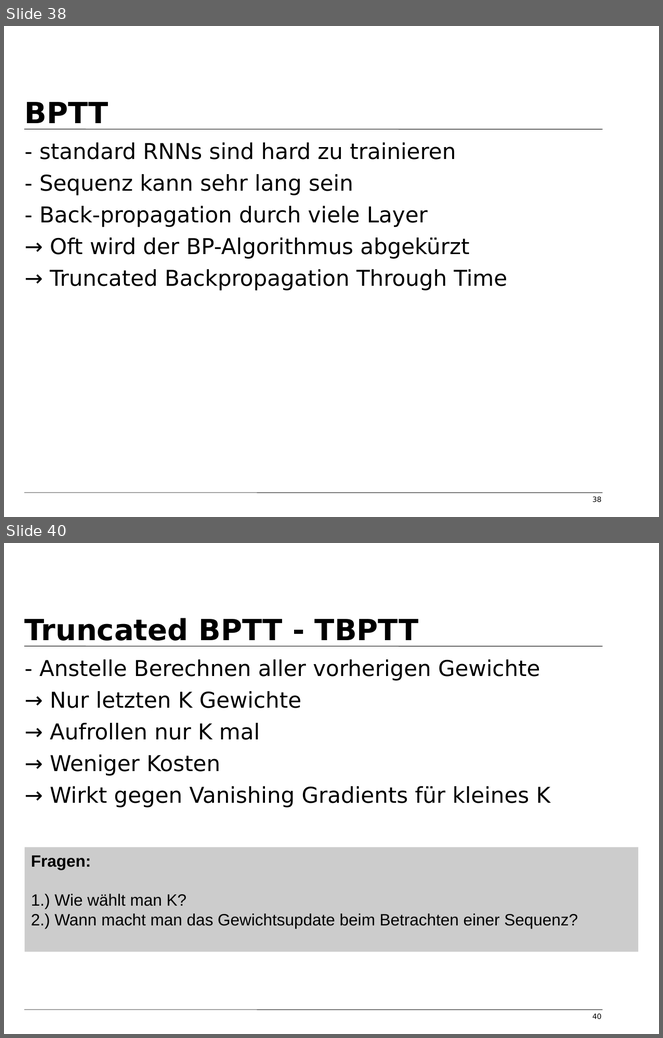
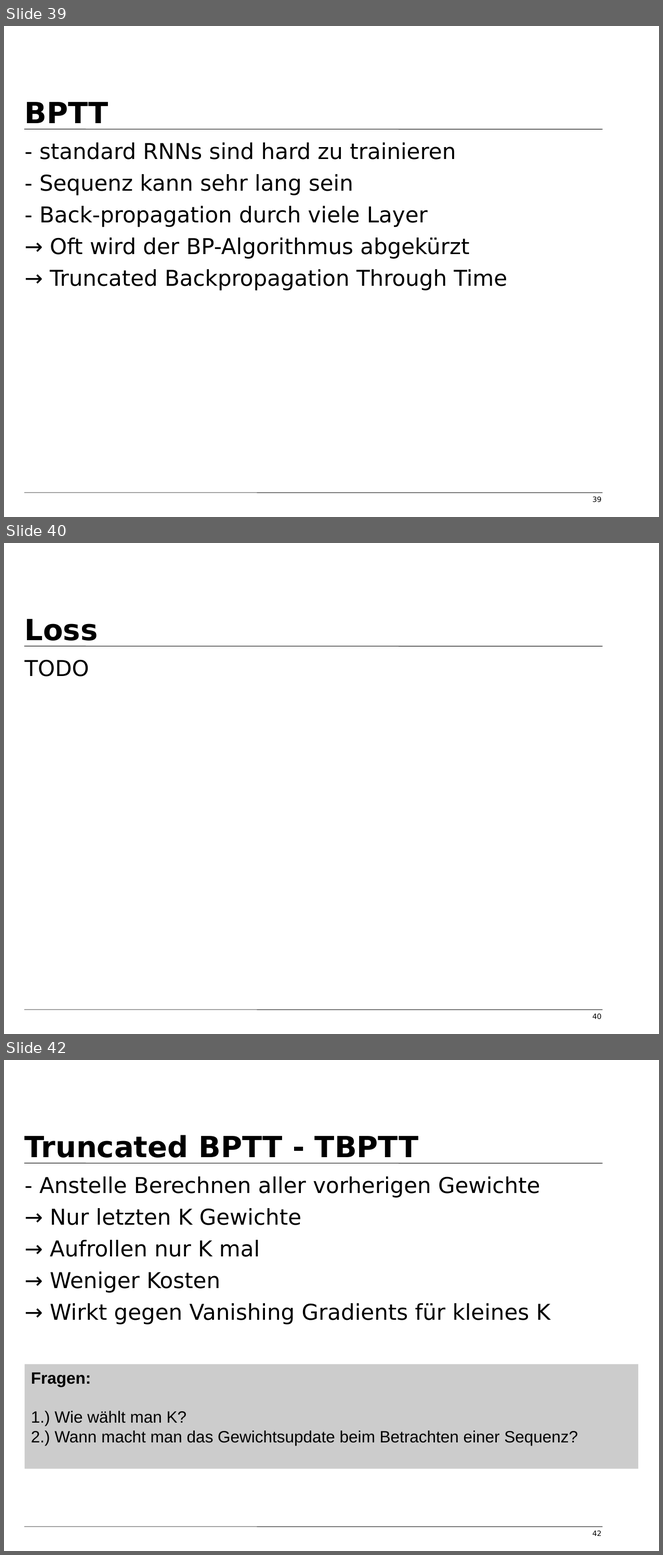
Before and after one commit to tfassbender/deep_learning_team_rnn, a slide deck: vorlesung/vorlesung_rnn_tobias_marvin.odp. Shown one above the other, each under a label of ours: slides 38 and 40 before the commit, slides 39, 40 and 42 after it; the slides between them are not shown. The pictures are 663x1038 and 663x1555 pixels, drawn with LibreOffice and Linux fonts; fonts in the diff are those of the drawing; background and template pictures are left out. Boxes give left, top, right and bottom in pixels: in the first picture for what was removed or moved away, otherwise in the second. Text is boxed around its words. In the diff, an @@ line names an element or a change of style, - is before the commit and + after.

```diff
--- a/vorlesung/vorlesung_rnn_tobias_marvin.odp
+++ b/vorlesung/vorlesung_rnn_tobias_marvin.odp
@@ slide 40 added at [4, 543, 659, 1034], background #FFFFFF; not listed: 2 template elements that a slide beside it also shows @@
@@ title added at [25, 619, 98, 641], 32 pt, text #000000, bold @@
+Loss
@@ text added at [25, 659, 89, 677], 24 pt, text #000000 @@
+TODO
@@ page number added at [593, 1014, 602, 1019], 8 pt, text #000000 @@
+40
@@ what was slide 38 is now slide 39 @@
@@ page number at [593, 497, 602, 503]: text changed @@
-38
+39
@@ what was slide 40 is now slide 42 @@
@@ page number at [593, 1531, 602, 1536]: text changed @@
-40
+42
```
Also in this commit, not shown: 6 slides changed, 10 other slides added, 1 slide removed, 2 other files.
